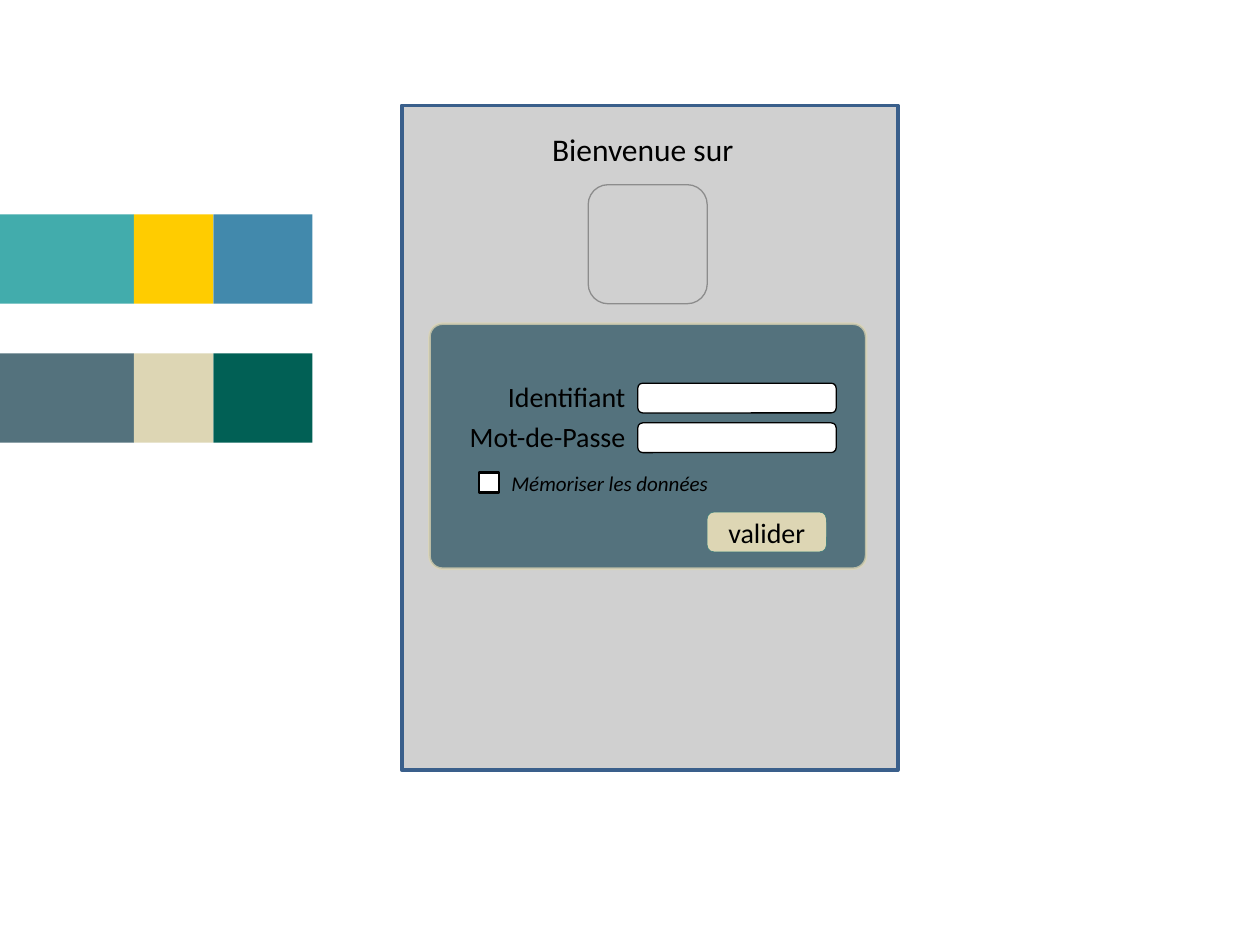
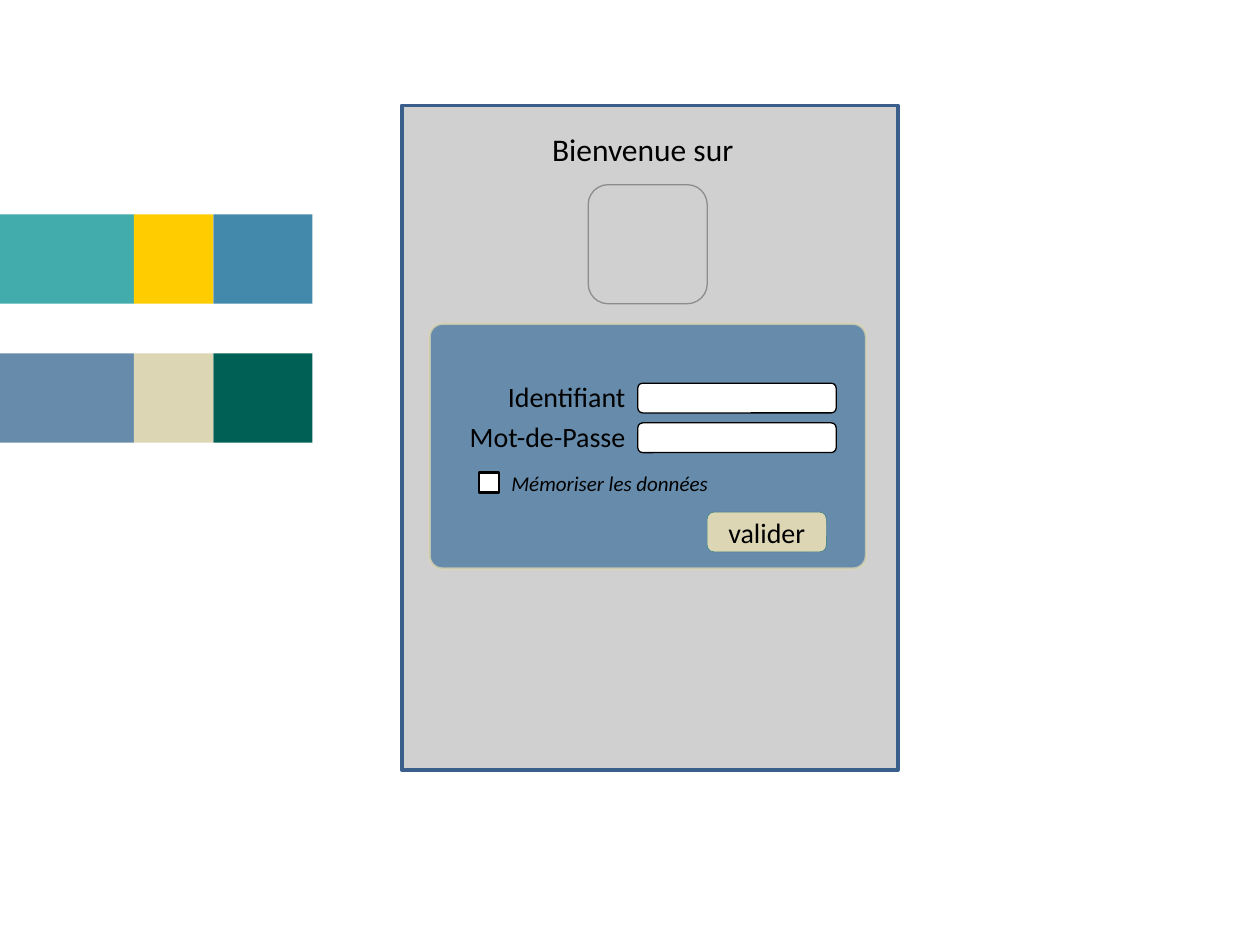
Before and after one commit to Tinkerbell777/gestion_compte, a slide deck: slide 2 of maquette_autre_fond.pptx. Drawn at 1260x945 pixels with LibreOffice and Linux fonts; fonts in the diff are those of the drawing; grey boxes stand for pictures. Boxes give left, top, right and bottom in pixels: in the first picture for what was removed or moved away, otherwise in the second. Text is boxed around its words. In the diff, an @@ line names an element or a change of style, - is before the commit and + after.

```diff
--- a/maquette_autre_fond.pptx
+++ b/maquette_autre_fond.pptx
@@ rounded rectangle at (x1=430, y1=324, x2=866, y2=568): fill #54727D to #678CAB @@
@@ rectangle at (x1=0, y1=354, x2=135, y2=444): fill #54727D to #678CAB @@
```
Also in this commit, not shown: 18 other files.
